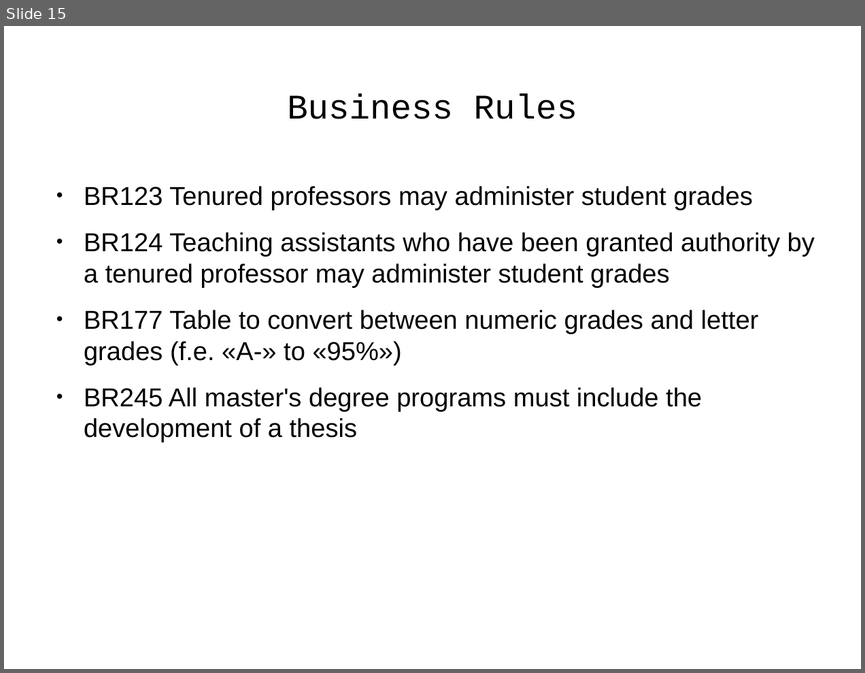
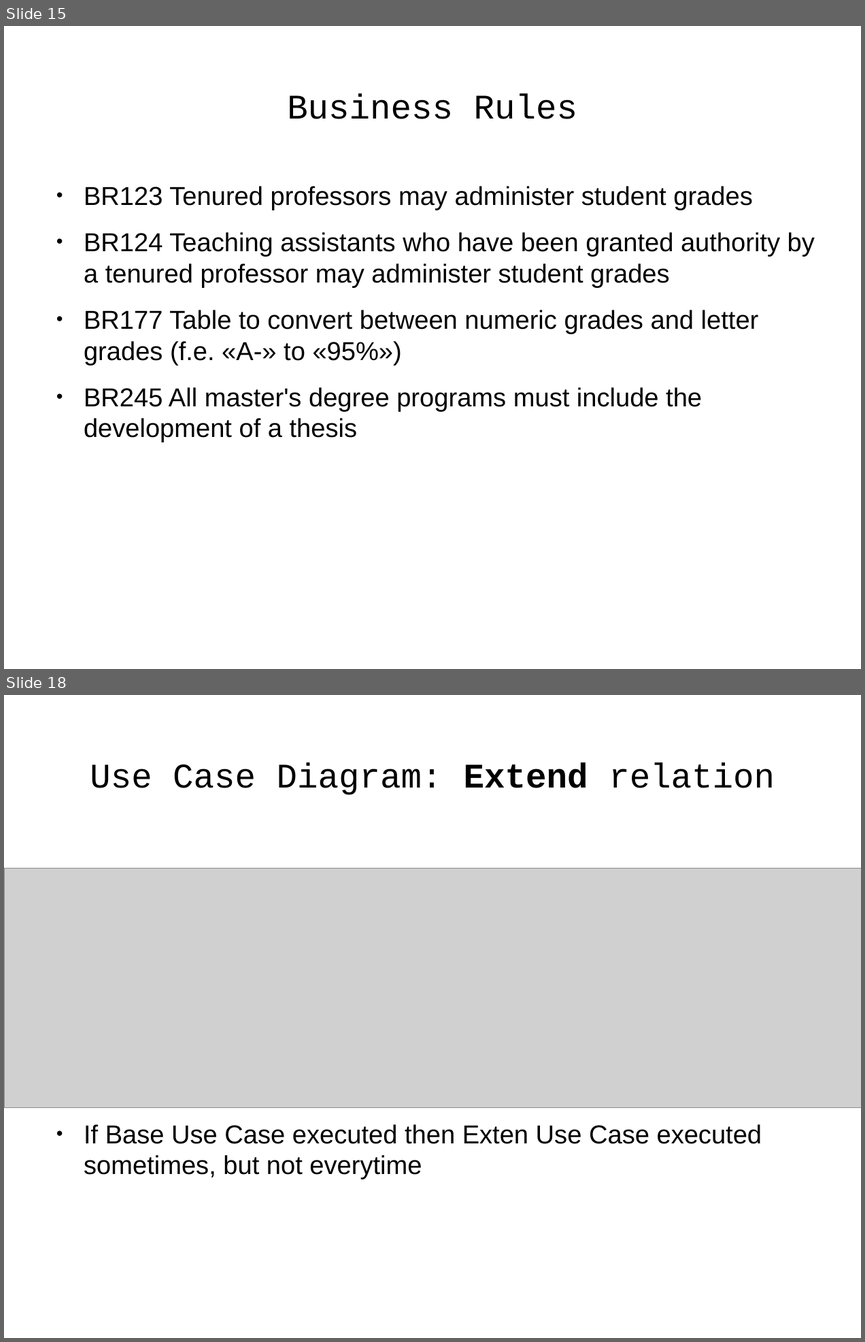
Before and after one commit to j-avdeev/EnterpriseSystemsDevelopment, a slide deck: Lec5 - UML/Enterprise System Development - lec day5 - UML.odp. Shown one above the other, each under a label of ours: slide 15 before the commit, slides 15 and 18 after it; the slides between them are not shown. The pictures are 865x673 and 865x1342 pixels, drawn with LibreOffice and Linux fonts; fonts in the diff are those of the drawing; grey boxes stand for pictures. Boxes give left, top, right and bottom in pixels: in the first picture for what was removed or moved away, otherwise in the second. Text is boxed around its words. In the diff, an @@ line names an element or a change of style, - is before the commit and + after.

```diff
--- a/Lec5 - UML/Enterprise System Development - lec day5 - UML.odp
+++ b/Lec5 - UML/Enterprise System Development - lec day5 - UML.odp
@@ slide 18 added at (4,695,861,1338), background #FFFFFF @@
@@ title added at (90,763,774,795), 32 pt, text #000000 @@
+Use Case Diagram: Extend relation
@@ picture added at (5,868,861,1108) @@
@@ text added at (84,1124,762,1179), 24 pt, text #000000 @@
+● If Base Use Case executed then Exten Use Case executed sometimes, but not everytime
```
Also in this commit, not shown: 14 other slides added, 16 other files.
